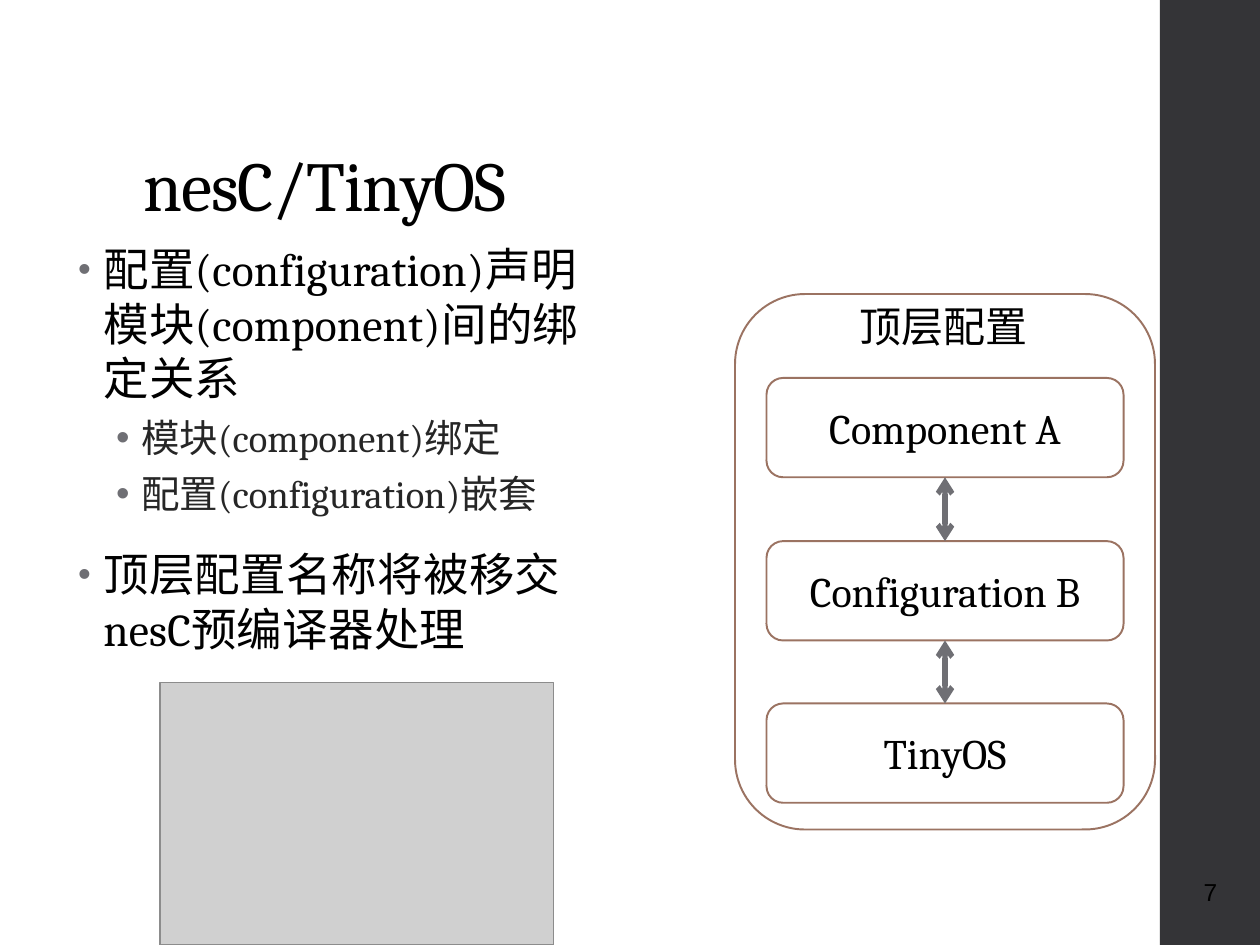
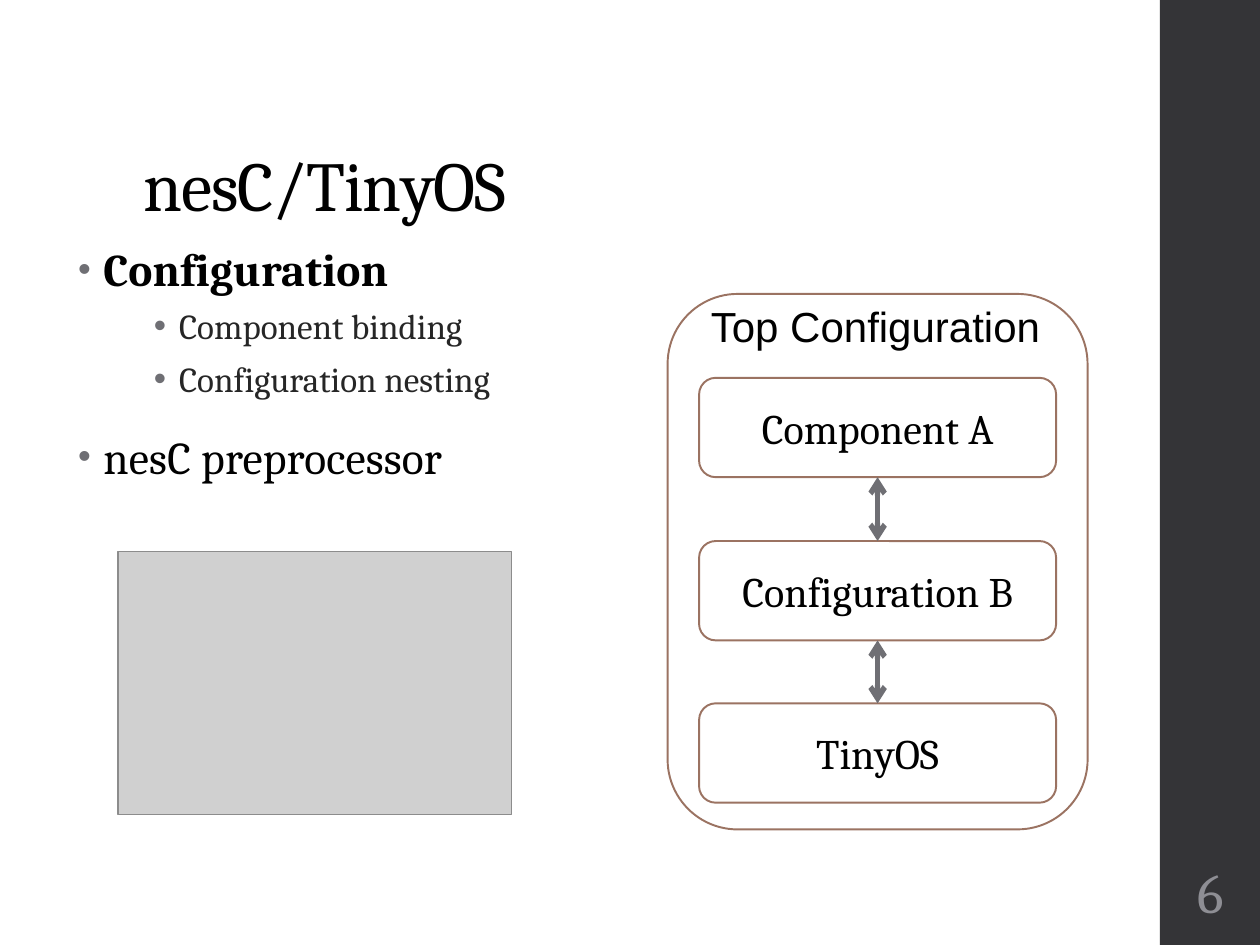
Before and after one commit to geneti/cse220_2020fall, a slide deck: slide 6 of Lectures/cse220-25-C-programming-in-IoT.pptx (slide 7 before the commit). Drawn at 1260x945 pixels with LibreOffice and Linux fonts; fonts in the diff are those of the drawing; grey boxes stand for pictures. Boxes give left, top, right and bottom in pixels: in the first picture for what was removed or moved away, otherwise in the second. Text is boxed around its words. In the diff, an @@ line names an element or a change of style, - is before the commit and + after.

```diff
--- a/Lectures/cse220-25-C-programming-in-IoT.pptx
+++ b/Lectures/cse220-25-C-programming-in-IoT.pptx
@@ text at box(103, 253, 489, 484): text changed; size 26 to 20 pt; text colour #000000 to #262626 @@
-• 配置(configuration)声明模块(component)间的绑定关系
-  • 模块(component)绑定
-  • 配置(configuration)嵌套
-• 顶层配置名称将被移交nesC预编译器处理
+• Configuration
+    • Component binding
+    • Configuration nesting
+• nesC preprocessor
@@ text at box(711, 311, 1040, 351): text changed @@
-顶层配置
+Top Configuration
@@ 4 rounded rectangles, 2 double arrows: place and size @@
-4 rounded rectangles, 2 double arrows at box(735, 294, 1154, 829)
+4 rounded rectangles, 2 double arrows at box(668, 294, 1087, 829)
@@ picture: place and size @@
-picture at box(160, 683, 553, 945)
+picture at box(118, 552, 512, 814)
@@ page number at box(1197, 875, 1223, 913): text changed; size 14 to 32 pt; font Arial to Cambria; text colour #000000 to #8E8E94 @@
-7
+6
```
Also in this commit, not shown: 13 other slides changed, 2 slides added, 4 slides removed, 1 other file.
